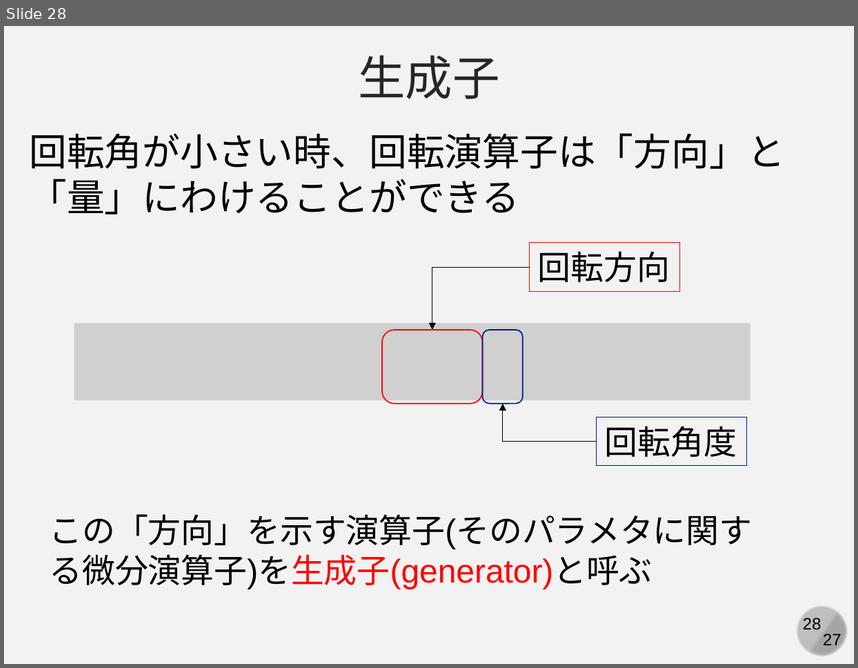
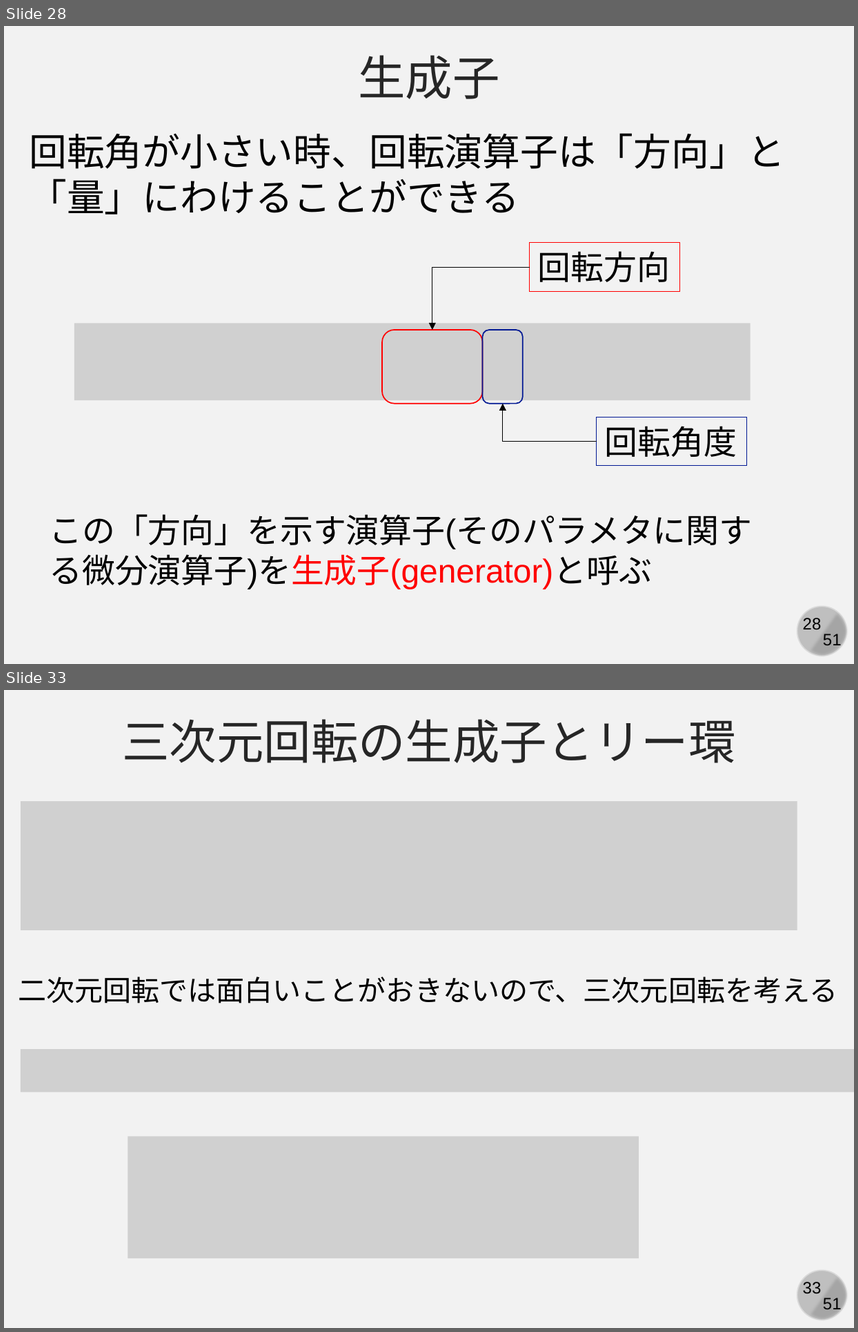
Before and after one commit to kaityo256/classical_mechanics, a slide deck: poisson/fig/slide.pptx. Shown one above the other, each under a label of ours: slide 28 before the commit, slides 28 and 33 after it; the slides between them are not shown. The pictures are 858x668 and 858x1332 pixels, drawn with LibreOffice and Linux fonts; fonts in the diff are those of the drawing; grey boxes stand for pictures. Boxes give left, top, right and bottom in pixels: in the first picture for what was removed or moved away, otherwise in the second. Text is boxed around its words. In the diff, an @@ line names an element or a change of style, - is before the commit and + after.

```diff
--- a/poisson/fig/slide.pptx
+++ b/poisson/fig/slide.pptx
@@ slide 33 added at [4,690,854,1328], background #F2F2F2; not listed: 4 template elements that a slide beside it also shows @@
@@ text added at [123,719,736,763], 40 pt, text #262626 @@
+三次元回転の生成子とリー環
@@ picture added at [21,801,797,929] @@
@@ text added at [18,976,838,1003], 24 pt, text #000000 @@
+二次元回転では面白いことがおきないので、三次元回転を考える
@@ picture added at [20,1049,854,1092] @@
@@ picture added at [128,1136,639,1258] @@
@@ slide 28 changed as well @@
@@ text at [823,633,842,649]: text changed @@
-27
+51
```
Also in this commit, not shown: 27 other slides changed, 22 other slides added, 1 other file.
